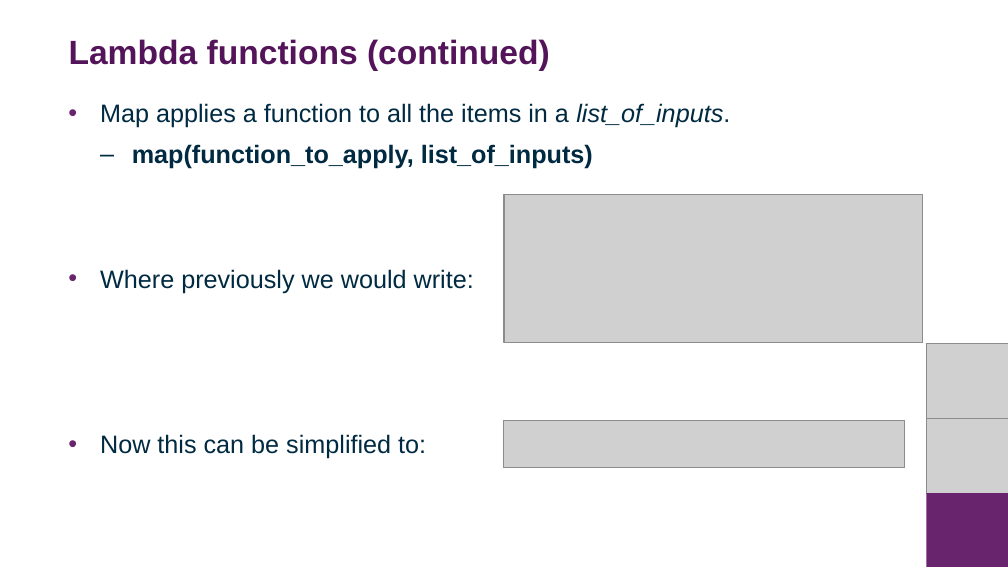
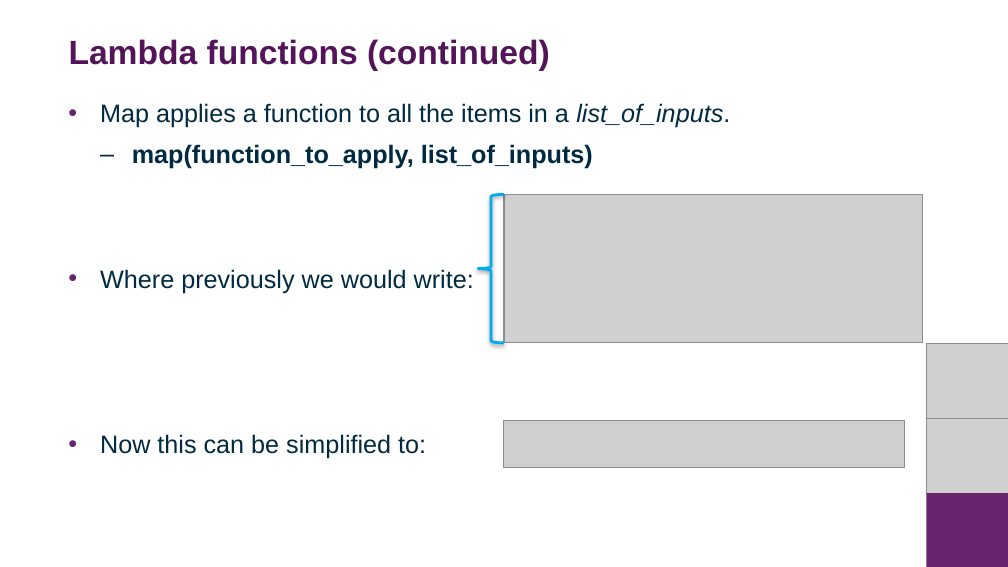
Before and after one commit to DurhamARC/Intermediate-Python, a slide deck: slide 18 of slides/intermediate_python.pptx. Drawn at 1008x567 pixels with LibreOffice and Linux fonts; fonts in the diff are those of the drawing; grey boxes stand for pictures; background and template pictures are left out. Boxes give left, top, right and bottom in pixels: in the first picture for what was removed or moved away, otherwise in the second. Text is boxed around its words. In the diff, an @@ line names an element or a change of style, - is before the commit and + after.

```diff
--- a/slides/intermediate_python.pptx
+++ b/slides/intermediate_python.pptx
@@ left brace added at box(478, 195, 504, 343), outline #00AEEF 2 pt @@
```
Also in this commit, not shown: 11 other slides changed, 1 other file.
